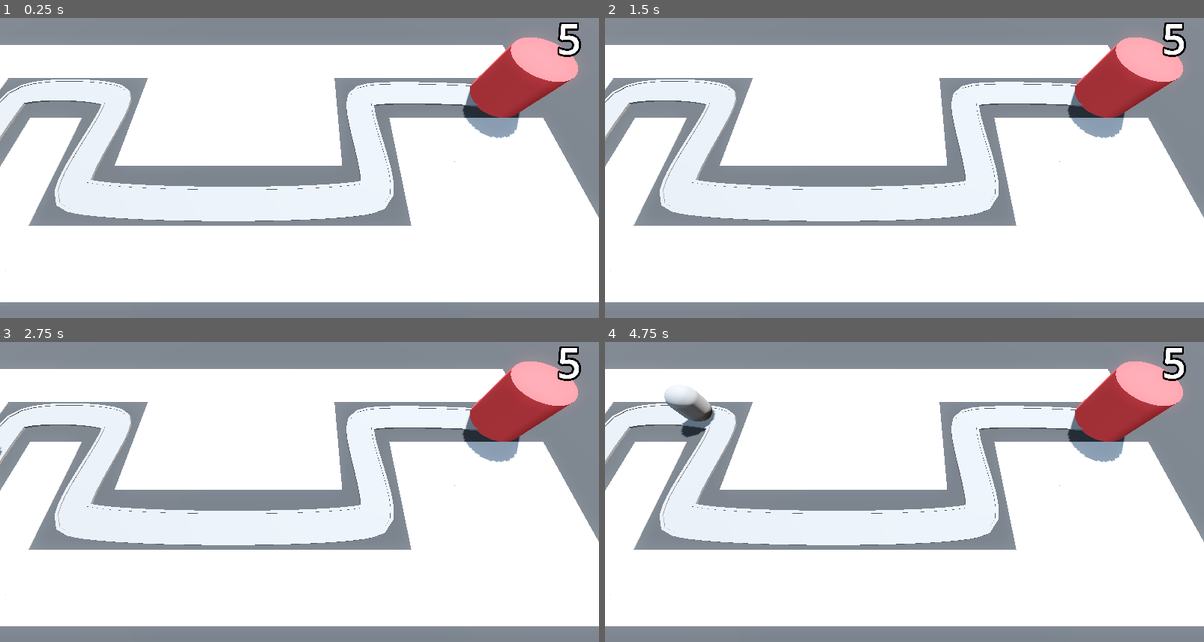
Above: before the commit, frames 1-4 (two rows, left to right).
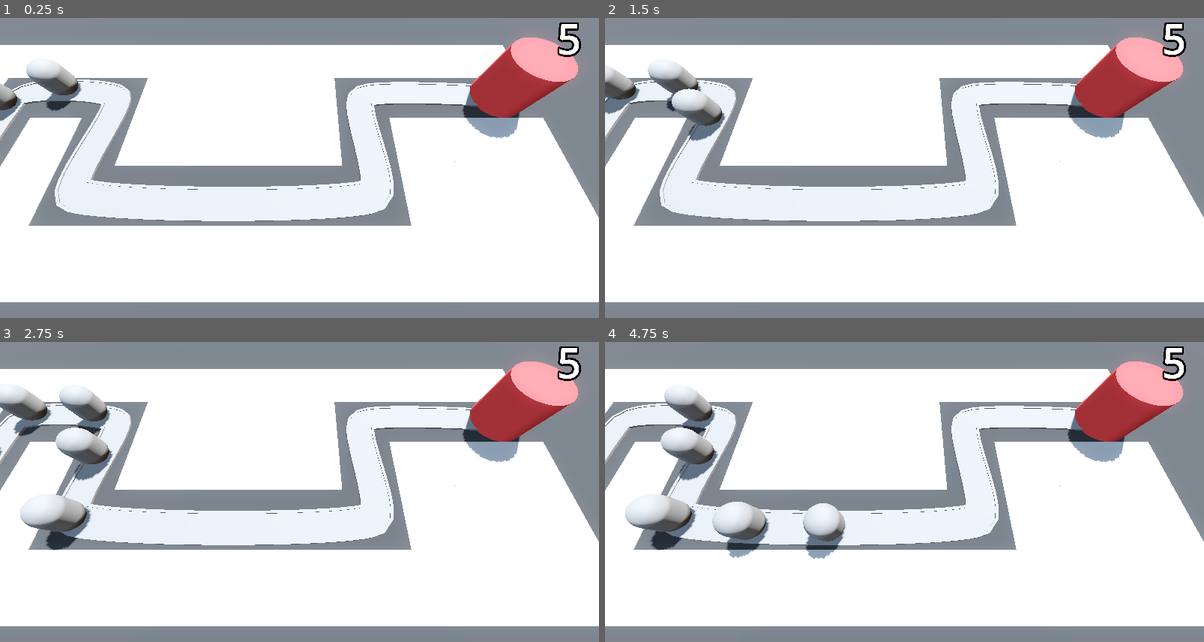
Above: after the commit, the same moments.

Repository: cosmo-the-deer/Barbarian-Blaster
Game: Godot game, scene res://BaseLevel.tscn
Two runs of this game, one before a commit and one after it. Both use one fixed random seed, a clock stepped at 60 frames per second and the inputs below.
Inputs:
- Up to frame 1 (0.25 s): no input
- Up to frame 2 (1.5 s): no input
- Up to frame 3 (2.75 s): no input
- Up to frame 4 (4.75 s): no input

The runs differ from the first frame. In frame 1, 1.1% of the frame differs, in the area x 0-14%, y 14-35%; in frame 2, 1.9%; in frame 3, 3.7%; in frame 4, 3.8%, in the area x 3-41%, y 28-73%.

Commit message:
owo whats this have i got another commit to make

Diff:
--- a/BaseLevel.tscn
+++ b/BaseLevel.tscn
@@ -53,6 +53,9 @@
 }
 metadata/_editor_floor_ = Vector3(0, 0, 0)
 
+[node name="Base" parent="." instance=ExtResource("3_o2j4u")]
+transform = Transform3D(1, 0, 0, 0, 1, 0, 0, 0, 1, 21, 0, -2)
+
 [node name="Path3D" type="Path3D" parent="."]
 curve = SubResource("Curve3D_lvb7b")
 
@@ -101,5 +104,18 @@
 [node name="Enemy" parent="Path3D" instance=ExtResource("2_5x8ra")]
 transform = Transform3D(0.999967, 0, -0.00195606, 0, 1, 0, 0.00195606, 0, 0.999967, -18.0333, 0, 15.0237)
 
-[node name="Base" parent="." instance=ExtResource("3_o2j4u")]
-transform = Transform3D(1, 0, 0, 0, 1, 0, 0, 0, 1, 21, 0, -2)
+[node name="Enemy2" parent="Path3D" instance=ExtResource("2_5x8ra")]
+transform = Transform3D(0.999514, 0, 0.0301727, 0, 1, 0, -0.0301727, 0, 0.999514, -18.2152, 0, 10.0272)
+progress = 5.0
+
+[node name="Enemy3" parent="Path3D" instance=ExtResource("2_5x8ra")]
+transform = Transform3D(0.999893, 0, 0.0123172, 0, 1, 0, -0.0123172, 0, 0.999893, -18.3265, 0, 5.02827)
+progress = 10.0
+
+[node name="Enemy4" parent="Path3D" instance=ExtResource("2_5x8ra")]
+transform = Transform3D(0.998862, 0, -0.047038, 0, 1, 0, 0.047038, 0, 0.998862, -18.2827, 0, 0.028778)
+progress = 15.0
+
+[node name="Enemy5" parent="Path3D" instance=ExtResource("2_5x8ra")]
+transform = Transform3D(0.0388342, 0, -0.999215, 0, 1, 0, 0.999215, 0, 0.0388342, -15.1968, 0, -2.66822)
+progress = 20.0
--- a/base/base.gd
+++ b/base/base.gd
@@ -1,12 +1,20 @@
 extends Node3D
 
 @export var max_health: int = 5
+
+@export var current_health: int:
+	set(health_in):
+		current_health = health_in
+		print("Health was changed")
+		label_3d.text = str(current_health)
+		if current_health < 1:
+			get_tree().reload_current_scene()
+
 @onready var label_3d: Label3D = $Label3D
 
 func _ready() -> void:
-	label_3d.text = str(max_health)
+	current_health = max_health
 
 func take_damage() -> void:
 	print("base took damage")
-	max_health -= 1
-	label_3d.text = str(max_health)
+	current_health -= 1
